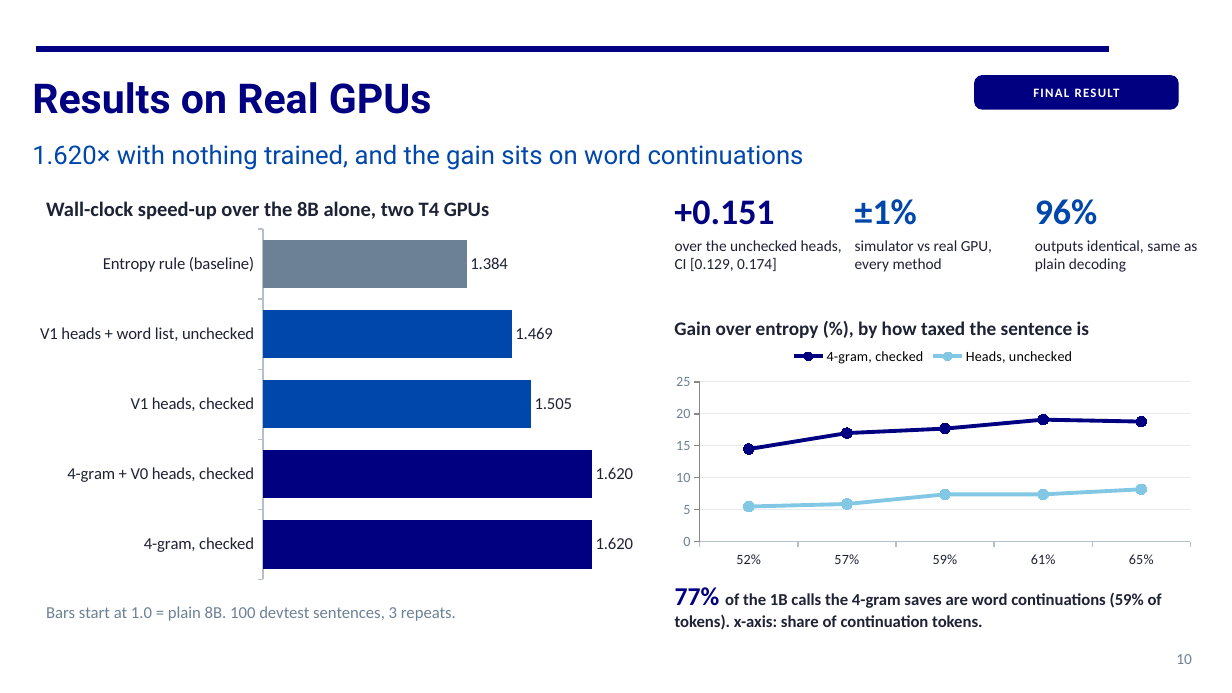
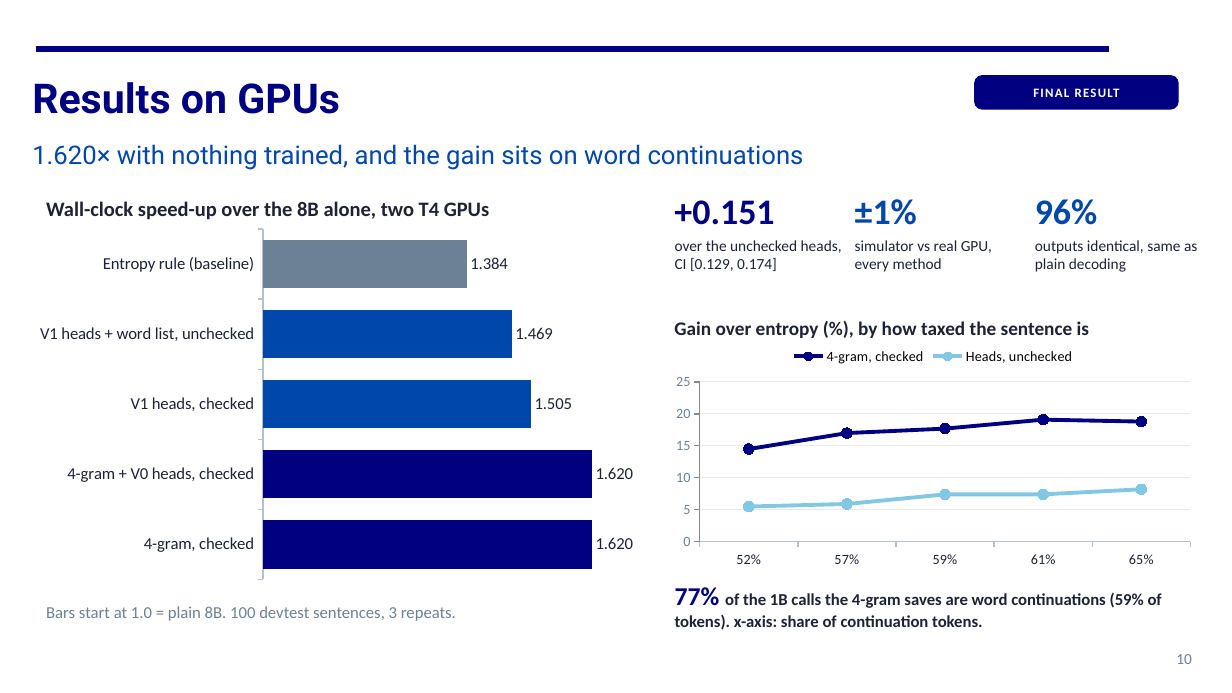
Before and after one commit to https-kanika/Linguistically-guided-MTP, a slide deck: slide 10 of docs/presentation/CS769_final_presentation.pptx. Drawn at 1232x693 pixels with LibreOffice and Linux fonts; fonts in the diff are those of the drawing. Boxes give left, top, right and bottom in pixels: in the first picture for what was removed or moved away, otherwise in the second. Text is boxed around its words. In the diff, an @@ line names an element or a change of style, - is before the commit and + after.

```diff
--- a/docs/presentation/CS769_final_presentation.pptx
+++ b/docs/presentation/CS769_final_presentation.pptx
@@ text at <box>32,82,340,114</box>: text changed @@
-Results on Real GPUs
+Results on GPUs
```
Also in this commit, not shown: 1 other slide changed, 1 other file.
